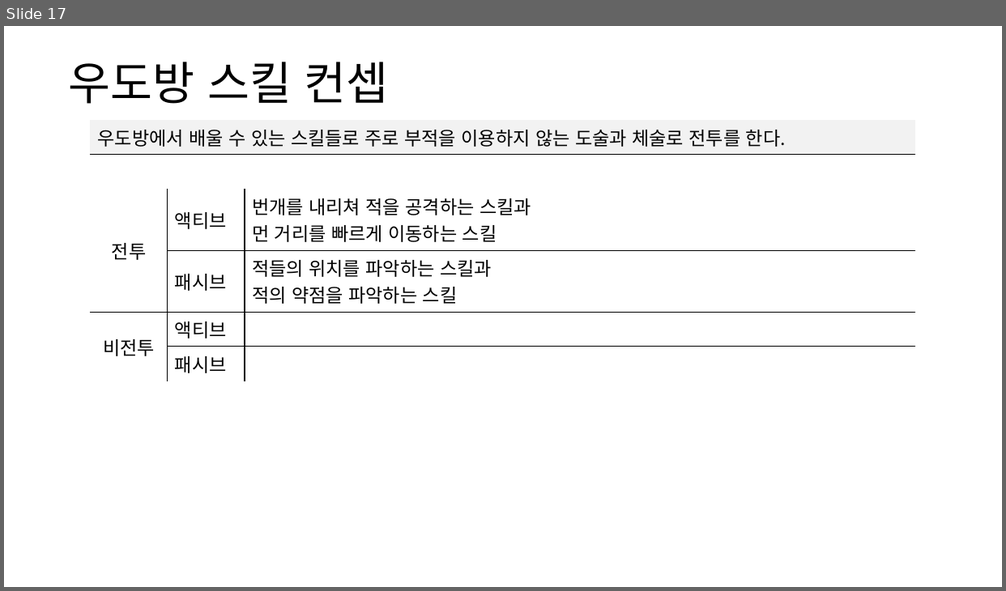
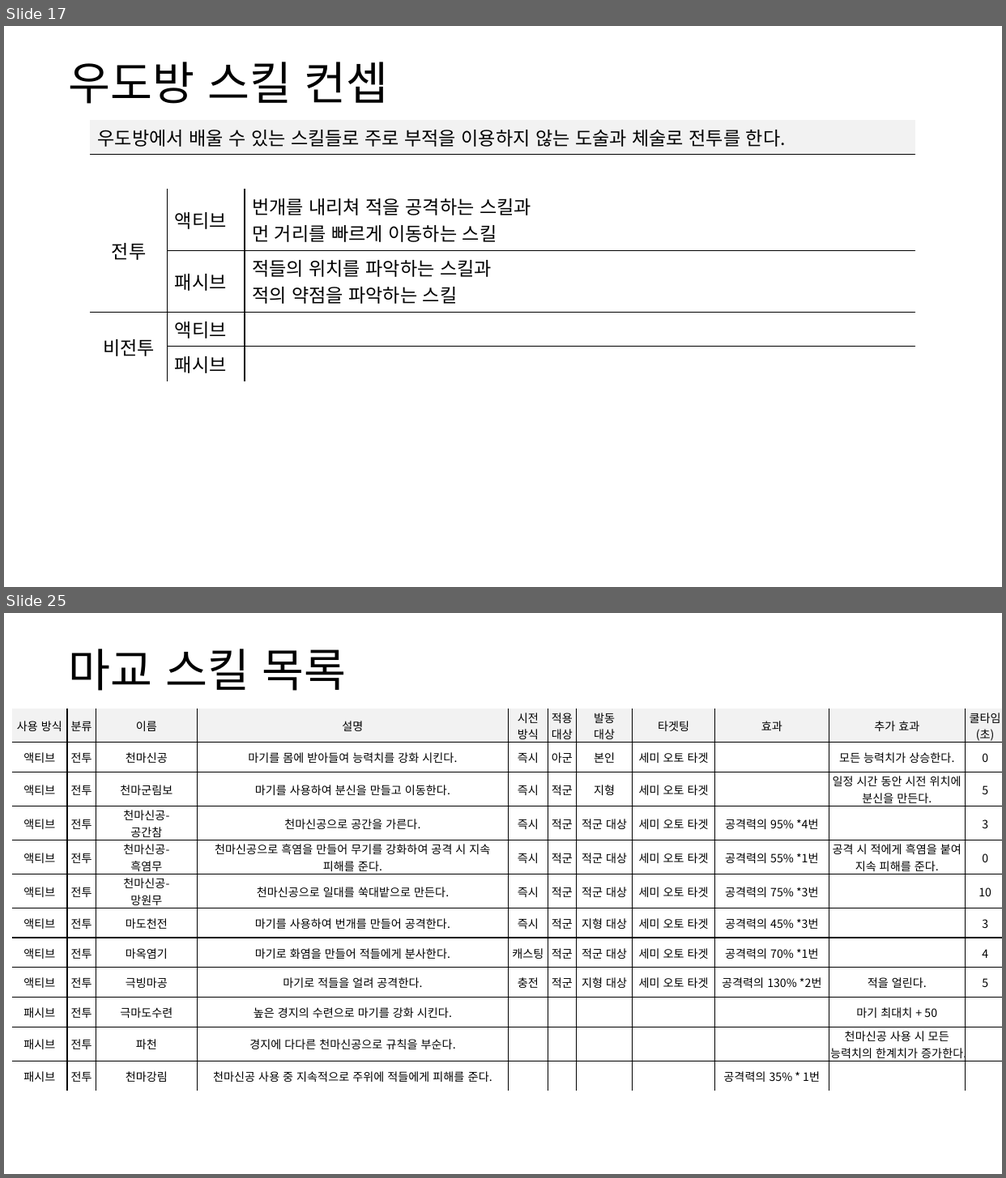
Before and after one commit to yjk0401/unityenginebasic_9th, a slide deck: 기획/방랑엽사전/스킬 기획서.pptx. Shown one above the other, each under a label of ours: slide 17 before the commit, slides 17 and 25 after it; the slides between them are not shown. The pictures are 1006x591 and 1006x1178 pixels, drawn with LibreOffice and Linux fonts; fonts in the diff are those of the drawing. Boxes give left, top, right and bottom in pixels: in the first picture for what was removed or moved away, otherwise in the second. Text is boxed around its words. In the diff, an @@ line names an element or a change of style, - is before the commit and + after.

```diff
--- a/기획/방랑엽사전/스킬 기획서.pptx
+++ b/기획/방랑엽사전/스킬 기획서.pptx
@@ slide 25 added at bbox=[4, 613, 1002, 1174], background #FFFFFF @@
@@ text added at bbox=[68, 649, 347, 691], 44 pt, text #000000 @@
+마교 스킬 목록
@@ table added at bbox=[12, 709, 1002, 1085], 12 rows, 11 columns @@
+사용 방식 | 분류 | 이름 | 설명 | 시전 / 방식 | 적용 / 대상 | 발동 / 대상 | 타겟팅 | 효과 | 추가 효과 | 쿨타임 / (초)
+액티브 | 전투 | 천마신공 | 마기를 몸에 받아들여 능력치를 강화 시킨다. | 즉시 | 아군 | 본인 | 세미 오토 타겟 |  | 모든 능력치가 상승한다. | 0
+액티브 | 전투 | 천마군림보 | 마기를 사용하여 분신을 만들고 이동한다. | 즉시 | 적군 | 지형 | 세미 오토 타겟 |  | 일정 시간 동안 시전 위치에 분신을 만든다. | 5
+액티브 | 전투 | 천마신공- / 공간참 | 천마신공으로 공간을 가른다. | 즉시 | 적군 | 적군 대상 | 세미 오토 타겟 | 공격력의 95% *4번 |  | 3
+액티브 | 전투 | 천마신공- / 흑염무 | 천마신공으로 흑염을 만들어 무기를 강화하여 공격 시 지속 피해를 준다. | 즉시 | 적군 | 적군 대상 | 세미 오토 타겟 | 공격력의 55% *1번 | 공격 시 적에게 흑염을 붙여 지속 피해를 준다. | 0
+액티브 | 전투 | 천마신공- / 망원무 | 천마신공으로 일대를 쑥대밭으로 만든다. | 즉시 | 적군 | 적군 대상 | 세미 오토 타겟 | 공격력의 75% *3번 |  | 10
+액티브 | 전투 | 마도천전 | 마기를 사용하여 번개를 만들어 공격한다. | 즉시 | 적군 | 지형 대상 | 세미 오토 타겟 | 공격력의 45% *3번 |  | 3
+액티브 | 전투 | 마옥염기 | 마기로 화염을 만들어 적들에게 분사한다. | 캐스팅 | 적군 | 적군 대상 | 세미 오토 타겟 | 공격력의 70% *1번 |  | 4
+액티브 | 전투 | 극빙마공 | 마기로 적들을 얼려 공격한다. | 충전 | 적군 | 지형 대상 | 세미 오토 타겟 | 공격력의 130% *2번 | 적을 얼린다. | 5
+패시브 | 전투 | 극마도수련 | 높은 경지의 수련으로 마기를 강화 시킨다. |  |  |  |  |  | 마기 최대치 + 50 | 
+패시브 | 전투 | 파천 | 경지에 다다른 천마신공으로 규칙을 부순다. |  |  |  |  |  | 천마신공 사용 시 모든 능력치의 한계치가 증가한다. | 
+패시브 | 전투 | 천마강림 | 천마신공 사용 중 지속적으로 주위에 적들에게 피해를 준다. |  |  |  |  | 공격력의 35% * 1번 |  | 
```
Also in this commit, not shown: 2 slides changed, 7 other slides added, 2 slides removed.
